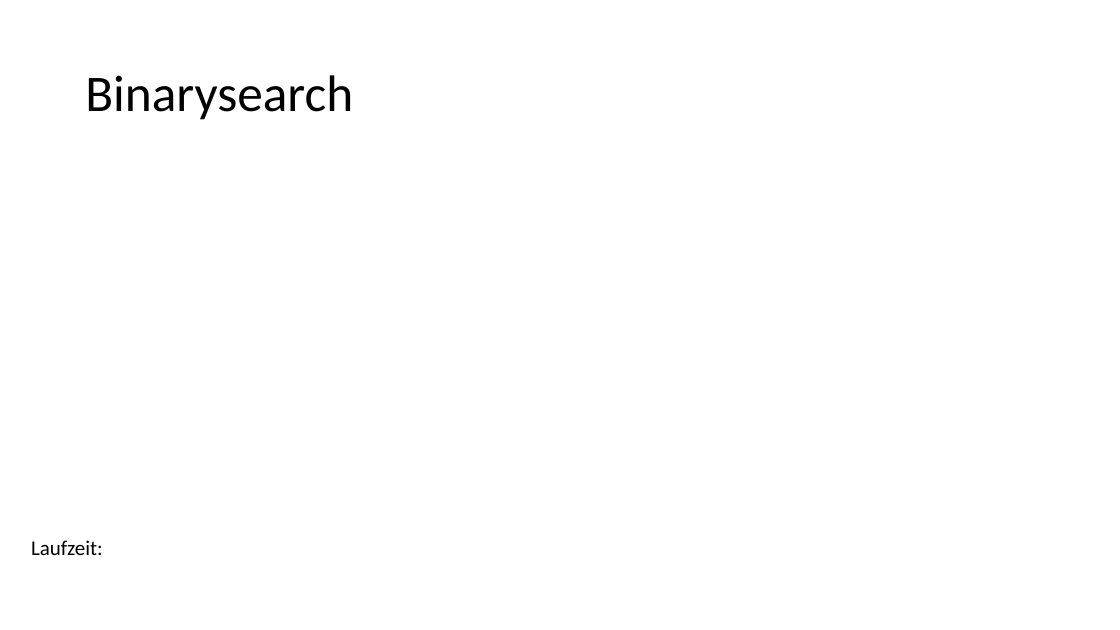
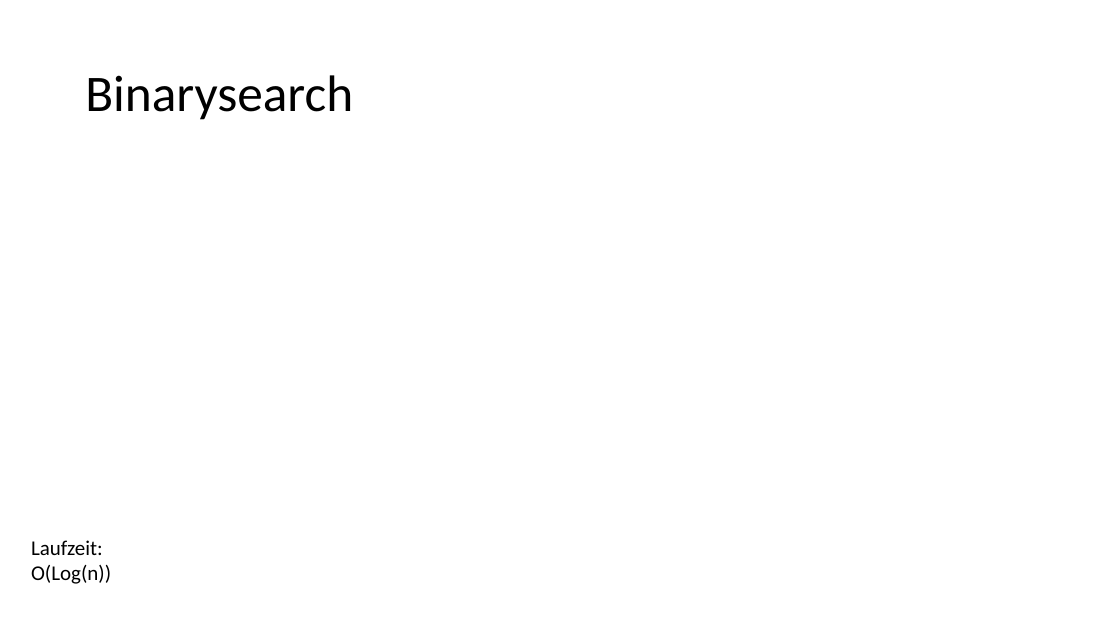
Before and after one commit to jeder49/ABI_Info, a slide deck: slide 14 of Q1/Algorithmik/2022 04 17 Algorithmik.pptx (slide 10 before the commit). Drawn at 1120x630 pixels with LibreOffice and Linux fonts; fonts in the diff are those of the drawing. Boxes give left, top, right and bottom in pixels: in the first picture for what was removed or moved away, otherwise in the second. Text is boxed around its words. In the diff, an @@ line names an element or a change of style, - is before the commit and + after.

```diff
--- a/Q1/Algorithmik/2022 04 17 Algorithmik.pptx
+++ b/Q1/Algorithmik/2022 04 17 Algorithmik.pptx
@@ text at bbox=[31, 565, 111, 584]: paragraph added @@
+O(Log(n))
```
Also in this commit, not shown: 4 other slides changed, 4 slides added, 4 other files.
